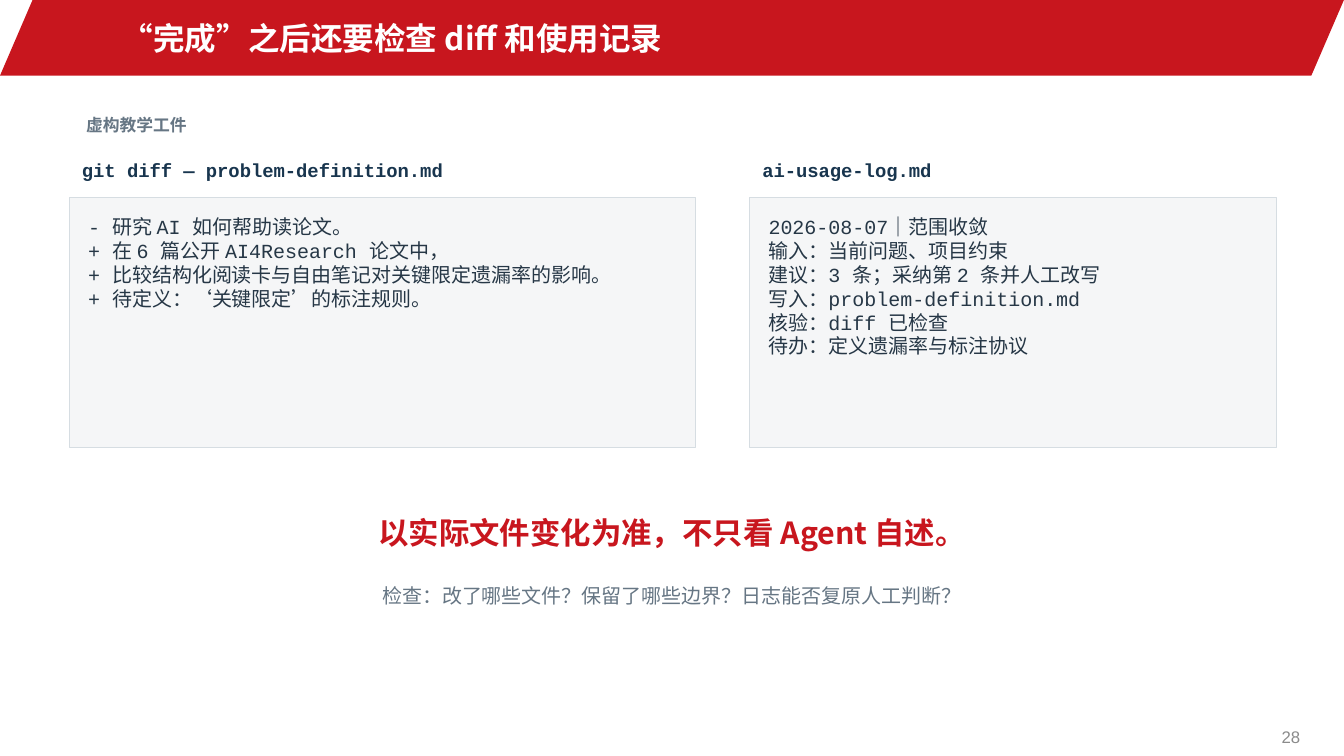
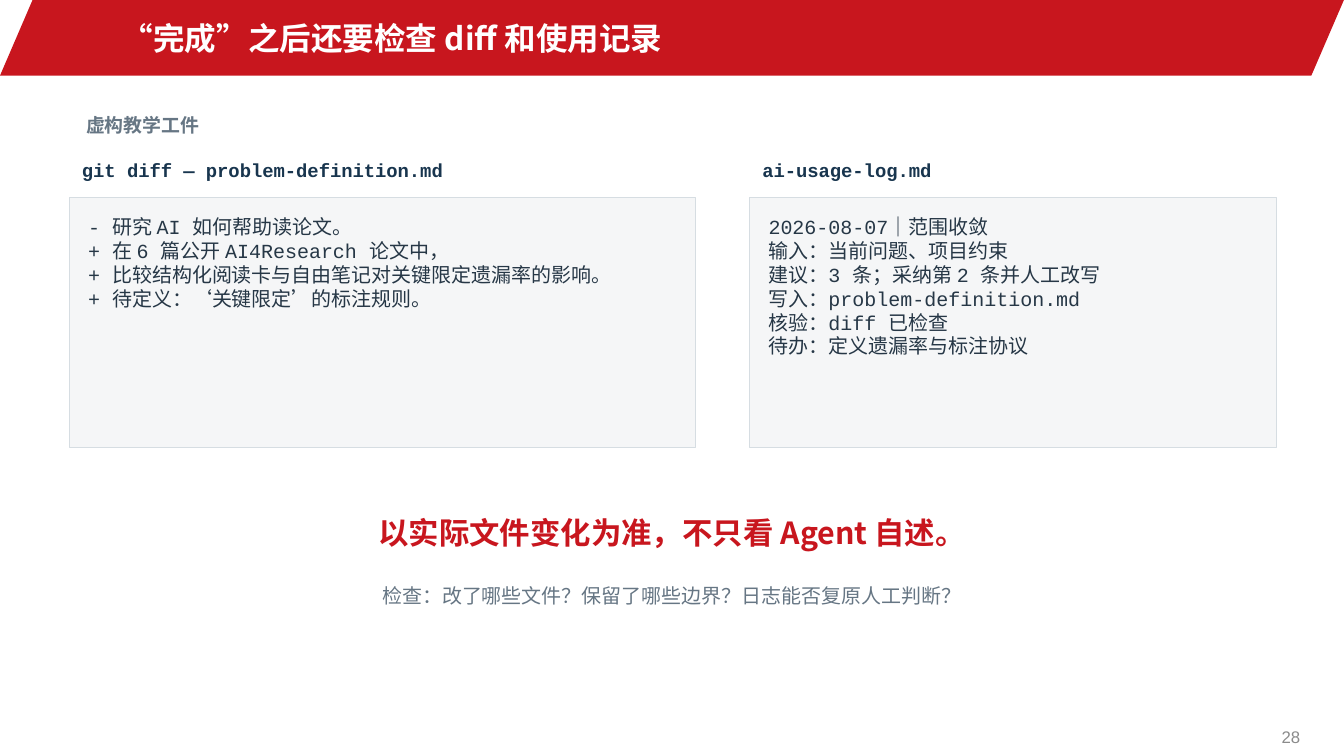
Before and after one commit to jinyh/ai-research-workflow-course, a slide deck: slide 28 of lessons/lesson-01/slides.pptx. Drawn at 1344x756 pixels with LibreOffice and Linux fonts; fonts in the diff are those of the drawing; background and template pictures are left out. Boxes give left, top, right and bottom in pixels: in the first picture for what was removed or moved away, otherwise in the second. Text is boxed around its words. In the diff, an @@ line names an element or a change of style, - is before the commit and + after.

```diff
--- a/lessons/lesson-01/slides.pptx
+++ b/lessons/lesson-01/slides.pptx
@@ text "虚构教学工件" at <box>86,116,199,134</box>: size 12 to 13.5 pt @@
```
Also in this commit, not shown: 13 other slides changed, 1 slide added, 1 slide removed, 6 other files.
